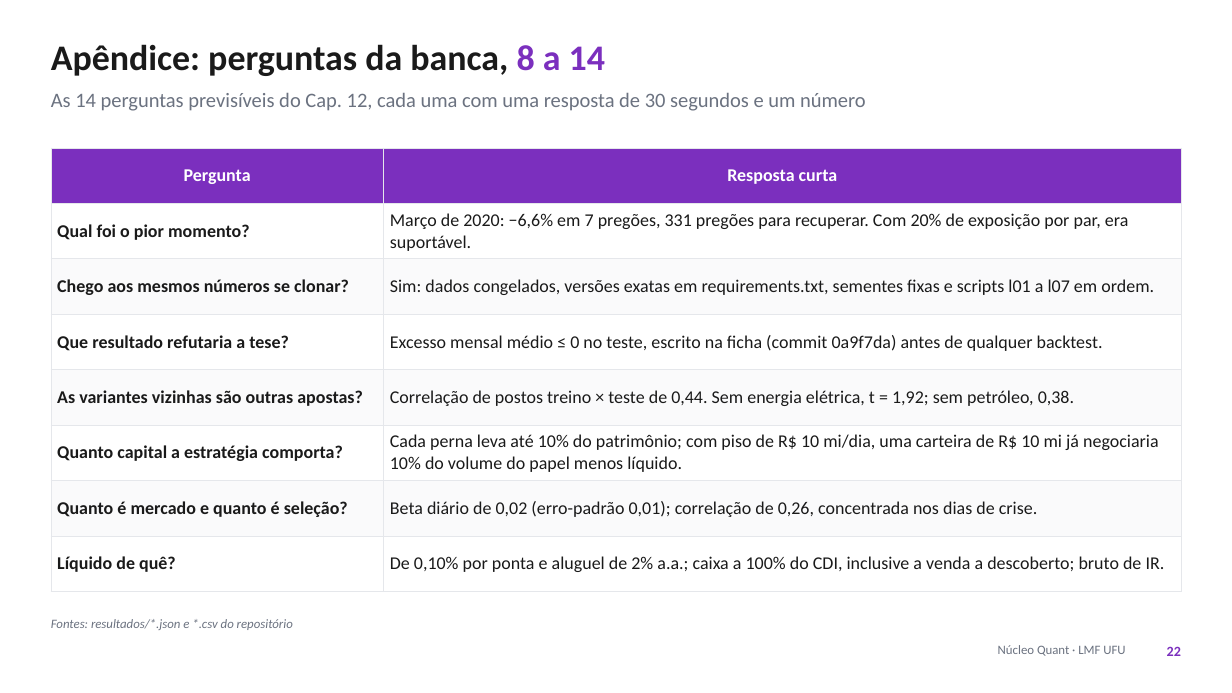
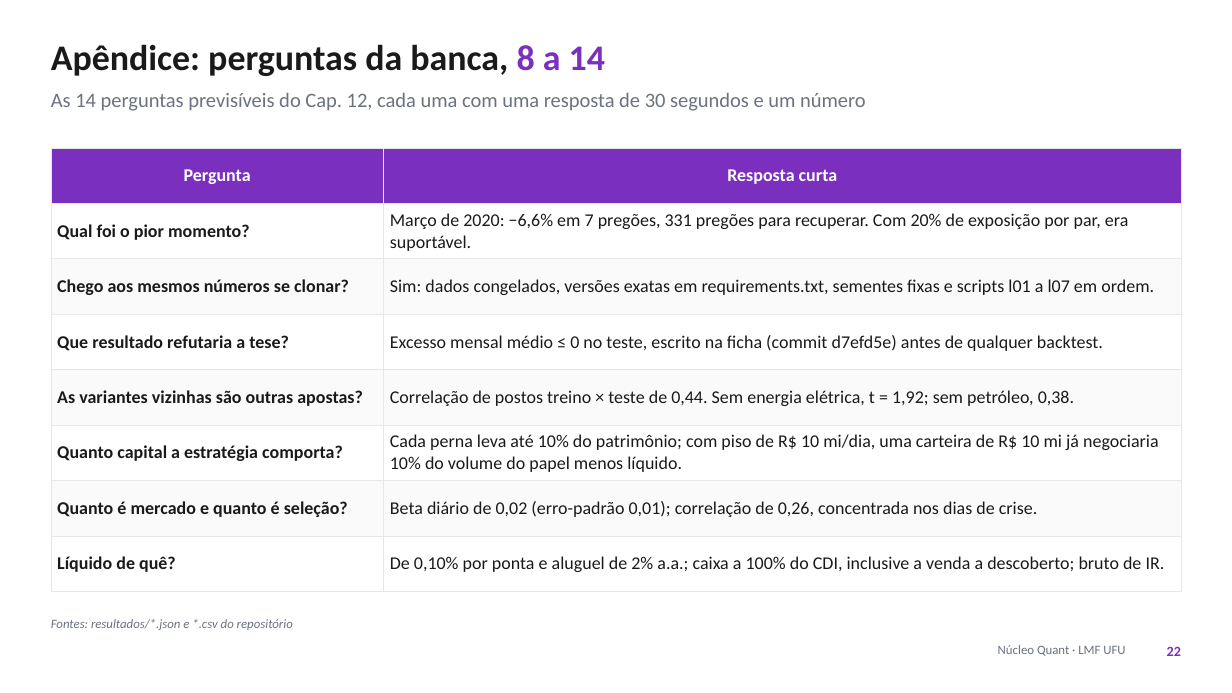
Before and after one commit to joaoemanuelzilli/quant-final-2026-2, a slide deck: slide 22 of slides/apresentacao_pares_b3.pptx. Drawn at 1232x693 pixels with LibreOffice and Linux fonts; fonts in the diff are those of the drawing; background and template pictures are left out. Boxes give left, top, right and bottom in pixels: in the first picture for what was removed or moved away, otherwise in the second. Text is boxed around its words. In the diff, an @@ line names an element or a change of style, - is before the commit and + after.

Commit message:
Atualiza os hashes dos commits no README e nos slides

```diff
--- a/slides/apresentacao_pares_b3.pptx
+++ b/slides/apresentacao_pares_b3.pptx
@@ table at (51,148,1181,576) @@
-row 4, column 2: Excesso mensal médio ≤ 0 no teste, escrito na ficha (commit 0a9f7da) antes de qualquer backtest.
+row 4, column 2: Excesso mensal médio ≤ 0 no teste, escrito na ficha (commit d7efd5e) antes de qualquer backtest.
```
Also in this commit, not shown: 2 other slides changed, 5 other files.
